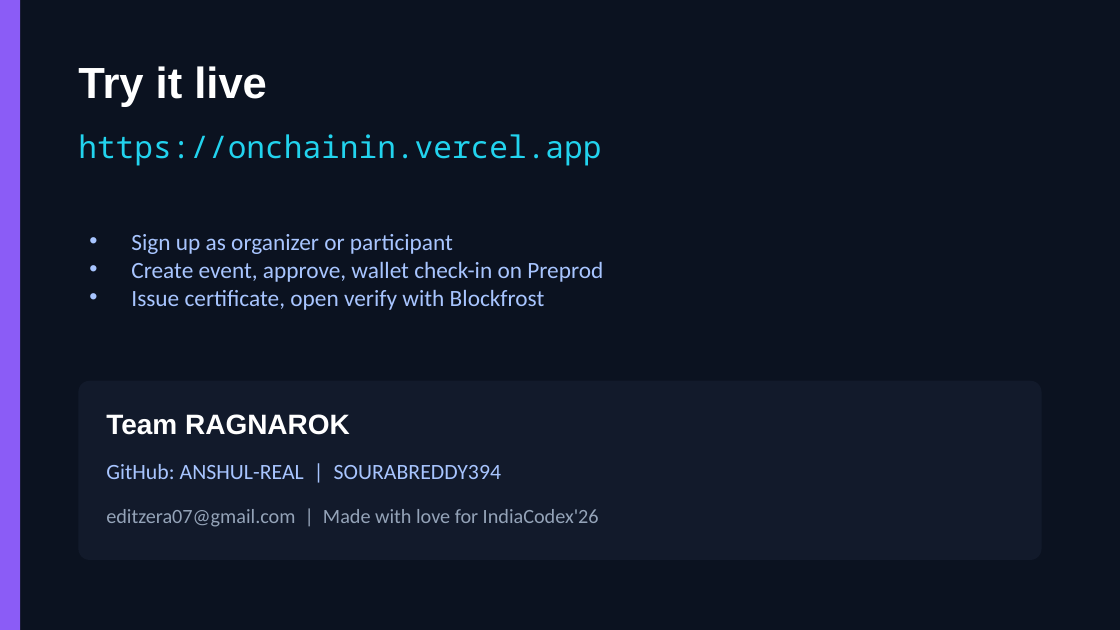
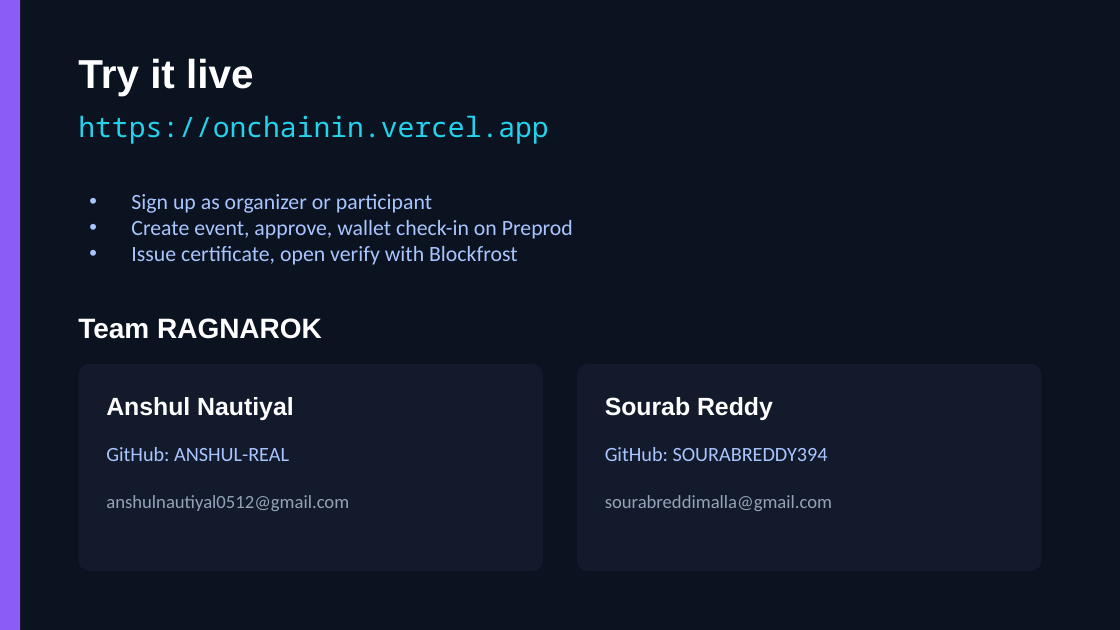
Before and after one commit to IndiaCodex/IndiaCodex-2026, a slide deck: slide 4 of RAGNAROK/OnChainIn_Pitch_RAGNAROK.pptx. Drawn at 1120x630 pixels with LibreOffice and Linux fonts; fonts in the diff are those of the drawing. Boxes give left, top, right and bottom in pixels: in the first picture for what was removed or moved away, otherwise in the second. Text is boxed around its words. In the diff, an @@ line names an element or a change of style, - is before the commit and + after.

Commit message:
Update RAGNAROK team members: full names and emails

```diff
--- a/RAGNAROK/OnChainIn_Pitch_RAGNAROK.pptx
+++ b/RAGNAROK/OnChainIn_Pitch_RAGNAROK.pptx
@@ text "Try it live" at (x1=78, y1=58, x2=253, y2=96): size 28 to 26 pt @@
@@ text "https://onchainin.vercel.app" moved from (x1=78, y1=134, x2=601, y2=166) to (x1=78, y1=115, x2=548, y2=144) @@
@@ text "https://onchainin.vercel.app" at (x1=78, y1=115, x2=548, y2=144): size 20 to 18 pt @@
@@ text "Sign up as organizer or ..." moved from (x1=131, y1=234, x2=603, y2=310) to (x1=131, y1=194, x2=573, y2=265) @@
@@ text "Sign up as organizer or ..." at (x1=131, y1=194, x2=573, y2=265): size 15 to 14 pt @@
@@ text "Team RAGNAROK" moved from (x1=106, y1=414, x2=350, y2=435) to (x1=78, y1=318, x2=322, y2=339) @@
@@ rounded rectangle resized from (x1=78, y1=381, x2=1042, y2=560) to (x1=78, y1=364, x2=543, y2=571) @@
@@ rounded rectangle at (x1=78, y1=364, x2=543, y2=571): proportions changed @@
@@ rounded rectangle added at (x1=577, y1=364, x2=1042, y2=571), fill #121A2B @@
@@ text added at (x1=106, y1=397, x2=293, y2=420), 16 pt, text #FFFFFF, bold @@
+Anshul Nautiyal
@@ text added at (x1=605, y1=397, x2=773, y2=420), 16 pt, text #FFFFFF, bold @@
+Sourab Reddy
@@ text at (x1=106, y1=447, x2=289, y2=461): text changed; size 14 to 13 pt @@
-GitHub: ANSHUL-REAL | SOURABREDDY394
+GitHub: ANSHUL-REAL
@@ text added at (x1=605, y1=447, x2=828, y2=461), 13 pt, text #A8C5FF @@
+GitHub: SOURABREDDY394
@@ text removed at (x1=106, y1=509, x2=599, y2=527) @@
-editzera07@gmail.com | Made with love for IndiaCodex'26
@@ text added at (x1=106, y1=495, x2=349, y2=511), 12 pt, text #94A3B8 @@
+anshulnautiyal0512@gmail.com
@@ text added at (x1=605, y1=495, x2=832, y2=511), 12 pt, text #94A3B8 @@
+sourabreddimalla@gmail.com
```
Also in this commit, not shown: 2 other files.
